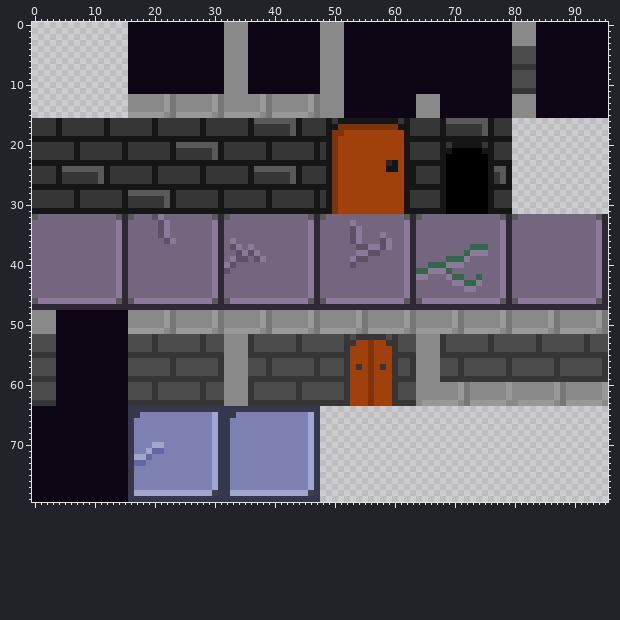
Sprite sheet: sprites/spr_t_wall_tiles/da49478d-c6ee-4c92-b6eb-a3c43b4b2533.png. That is the earlier state.
The file is 96x80 pixels. Colours within 5 levels of each other are drawn and written as one.
After the commit:
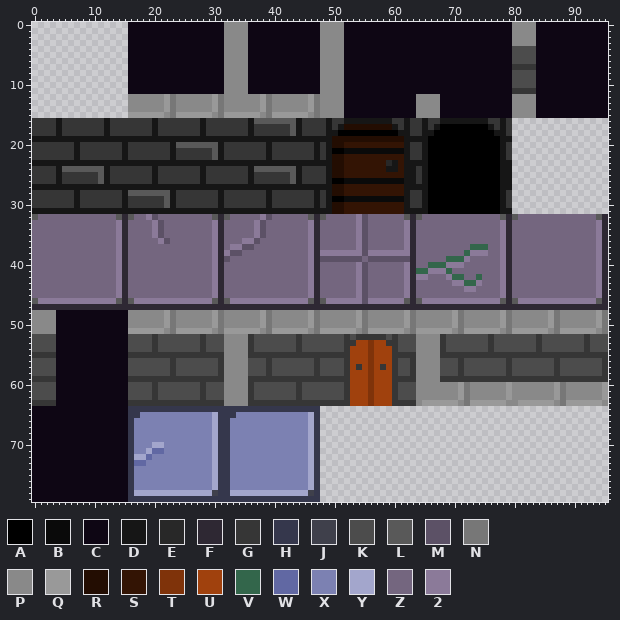
Palette (. is transparent): A #000000  B #0a0a0a  C #0e0614  D #161616  E #282828  F #2e2833  G #363636  H #35374c  J #3f404b  K #4c4c4c  L #595959  M #5c5166  N #777777  P #898989  Q #999999  R #230d02  S #331404  T #7f330a  U #a0410d  V #33664b  W #6168a3  X #7c81b2  Y #a3a6cc  Z #74667f  2 #8b7a99
Change:
y 16: x 51 D -> G; x 60 D -> G; x 65 G -> D; x 69..76 LLLLLLLD -> DDDDDDDG; x 78 G -> D
y 17: x 50..61 DTTTTTTTTTTD -> GDRRRRRRRRDG; x 65 G -> D; x 67..75 GDGGGGGGL -> DAAAAAAAA; x 78 G -> D
y 18: x 50..61 TTUUUUUUUUUU -> DAAAAAAAAAAD; x 65..78 GGGDGGGGGGLDGG -> DDAAAAAAAAAADD
y 19: x 50..61 TUUUUUUUUUUU -> RRRRRRRRRRRR; x 66..77 DDDDDDDDDDDD -> AAAAAAAAAAAA
y 20: x 50..61 TUUUUUUUUUUU -> RRSSSSSSSSSS; x 65..78 GGGDGDDDDDGDGG -> DAAAAAAAAAAAAD
y 21: x 50..61 TUUUUUUUUUUU -> AABBBBBBBBBB; x 65..69 GGGDD -> DAAAA; x 75..78 DDGG -> AAAD
y 22: x 50..61 TUUUUUUUUUUU -> RRSSSSSSSSSS; x 65..68 GGGD -> DAAA; x 76..78 DGG -> AAD
y 23: x 50..58 TUUUUUUUU -> RRSSSSSSS; x 61 U -> S; x 66..68 DDD -> AAA; x 76..77 DD -> AA
y 24: x 50..58 TUUUUUUUU -> RRSSSSSSS; x 61 U -> S; x 65..68 GGGD -> DAAA; x 76..78 DLL -> AAD
y 25: x 50..61 TUUUUUUUUUUU -> RRSSSSSSSSSS; x 65..68 GGGD -> DAAA; x 76..78 DGL -> AAD
y 26: x 50..61 TUUUUUUUUUUU -> AABBBBBBBBBB; x 65..68 GGGD -> DAAA; x 76..78 DGL -> AAD
y 27: x 50..61 TUUUUUUUUUUU -> RRSSSSSSSSSS; x 66..68 DDD -> AAA; x 76..77 DD -> AA
y 28: x 50..61 TUUUUUUUUUUU -> RRSSSSSSSSSS; x 65..68 GGGD -> DAAA; x 76..78 DGG -> AAD
y 29: x 50..61 TUUUUUUUUUUU -> AABBBBBBBBBB; x 65..68 GGGD -> DAAA; x 76..78 DGG -> AAD
y 30: x 50..61 TUUUUUUUUUUU -> RRSSSSSSSSSS; x 65..68 GGGD -> DAAA; x 76..78 DGG -> AAD
y 31: x 50..61 TUUUUUUUUUUU -> RRSSSSSSSSSS; x 66..68 DDD -> AAA; x 76..77 DD -> AA
y 32: x 19 Z -> 2; x 21 2 -> Z; x 38..39 ZZ -> 2M; x 54..55 ZZ -> 2M
y 33: x 20 Z -> 2; x 22 2 -> Z; x 37..38 ZZ -> 2M; x 53..55 2ZZ -> Z2M
y 34: x 20 Z -> 2; x 22 2 -> Z; x 37..38 ZZ -> 2M; x 53 M -> Z; x 55 Z -> M
y 35: x 20 Z -> 2; x 22 2 -> Z; x 37..38 ZZ -> 2M; x 53 M -> Z; x 55 Z -> M; x 58 2 -> Z
y 36: x 21 Z -> 2; x 23 2 -> Z; x 33 2 -> Z; x 35..37 ZZZ -> 22M; x 53 M -> Z; x 55 Z -> M; x 58..59 M2 -> ZZ
y 37: x 33 M -> 2; x 35..36 Z2 -> MM; x 54 M -> 2; x 56..59 22M2 -> ZZZZ
y 38: x 32..33 ZZ -> 2M; x 35..37 2M2 -> ZZZ; x 48..53 ZZZZZZ -> 222222; x 55..61 2MMZZZZ -> M222222
y 39: x 32..35 Z2MM -> MZZZ; x 37..38 M2 -> ZZ; x 48..53 ZZZZZ2 -> MMMMMM; x 55..62 MZZZZZZ2 -> ZMMMMMMM
y 40: x 32..33 2M -> ZZ; x 53..55 MZZ -> Z2M
y 41: x 32 M -> Z; x 54..55 ZZ -> 2M
y 42..45: x 54..55 ZZ -> 2M
y 46: x 55 2 -> M
